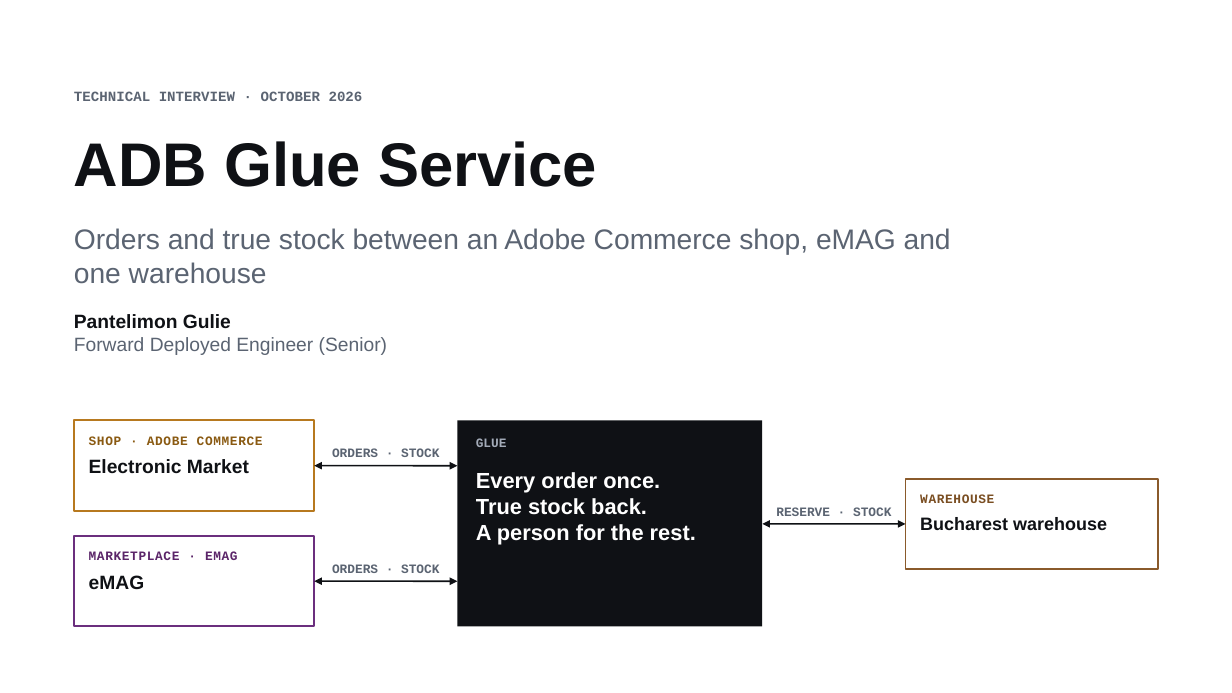
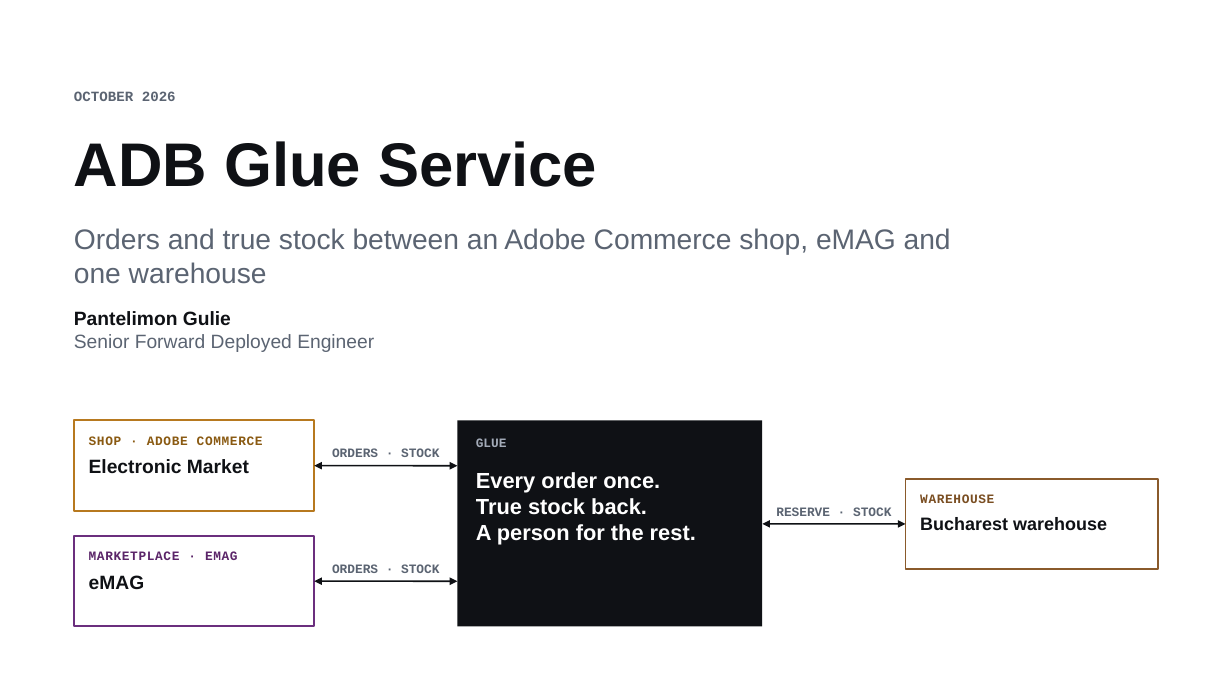
Before and after one commit to PantelimonGulie/adb-glue-service, a slide deck: slide 1 of docs/presentation/ADB-Glue-Service.pptx. Drawn at 1232x693 pixels with LibreOffice and Linux fonts; fonts in the diff are those of the drawing. Boxes give left, top, right and bottom in pixels: in the first picture for what was removed or moved away, otherwise in the second. Text is boxed around its words. In the diff, an @@ line names an element or a change of style, - is before the commit and + after.

```diff
--- a/docs/presentation/ADB-Glue-Service.pptx
+++ b/docs/presentation/ADB-Glue-Service.pptx
@@ text at [74,91,176,101]: text changed @@
-TECHNICAL INTERVIEW · OCTOBER 2026
+OCTOBER 2026
@@ text at [74,334,374,352]: text changed @@
-Forward Deployed Engineer (Senior)
+Senior Forward Deployed Engineer
```
Also in this commit, not shown: 4 other slides changed, 1 other file.
